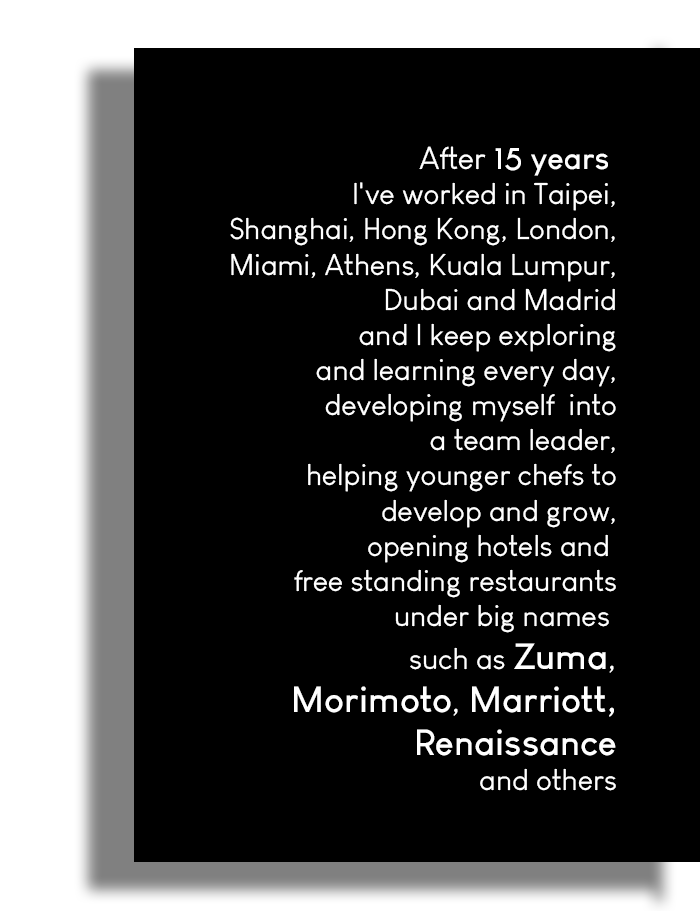
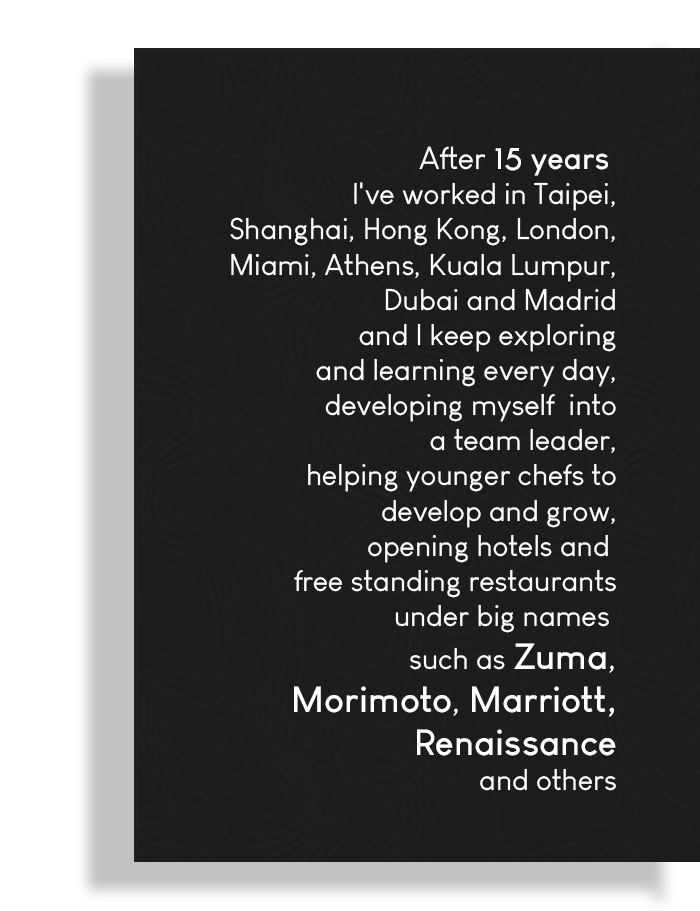
Layers edited between the first and the second w=700, h=911 image:
added layer "Layer 3" above "Layer 2" over [138, 51, 700, 862]
painted on "Layer 2" over [134, 48, 700, 862]
